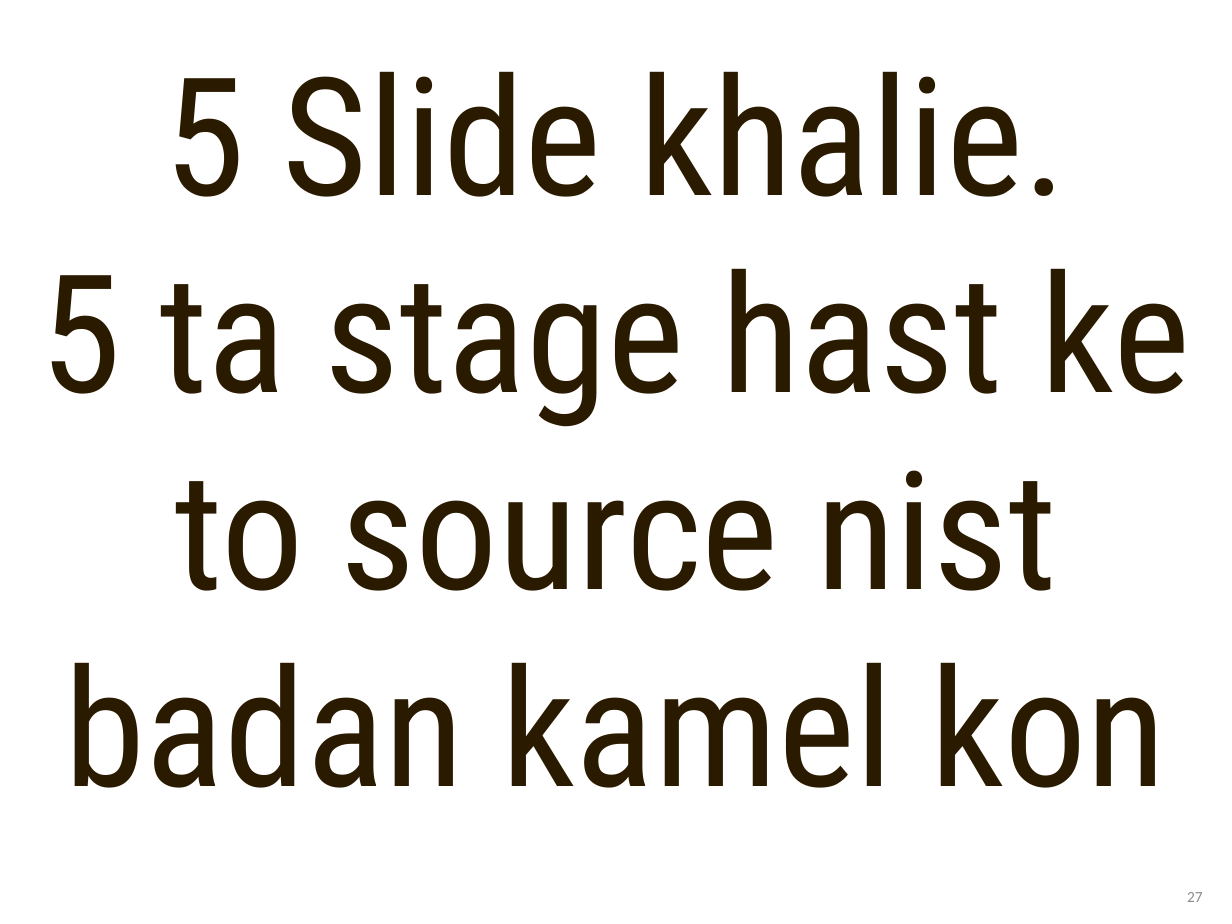
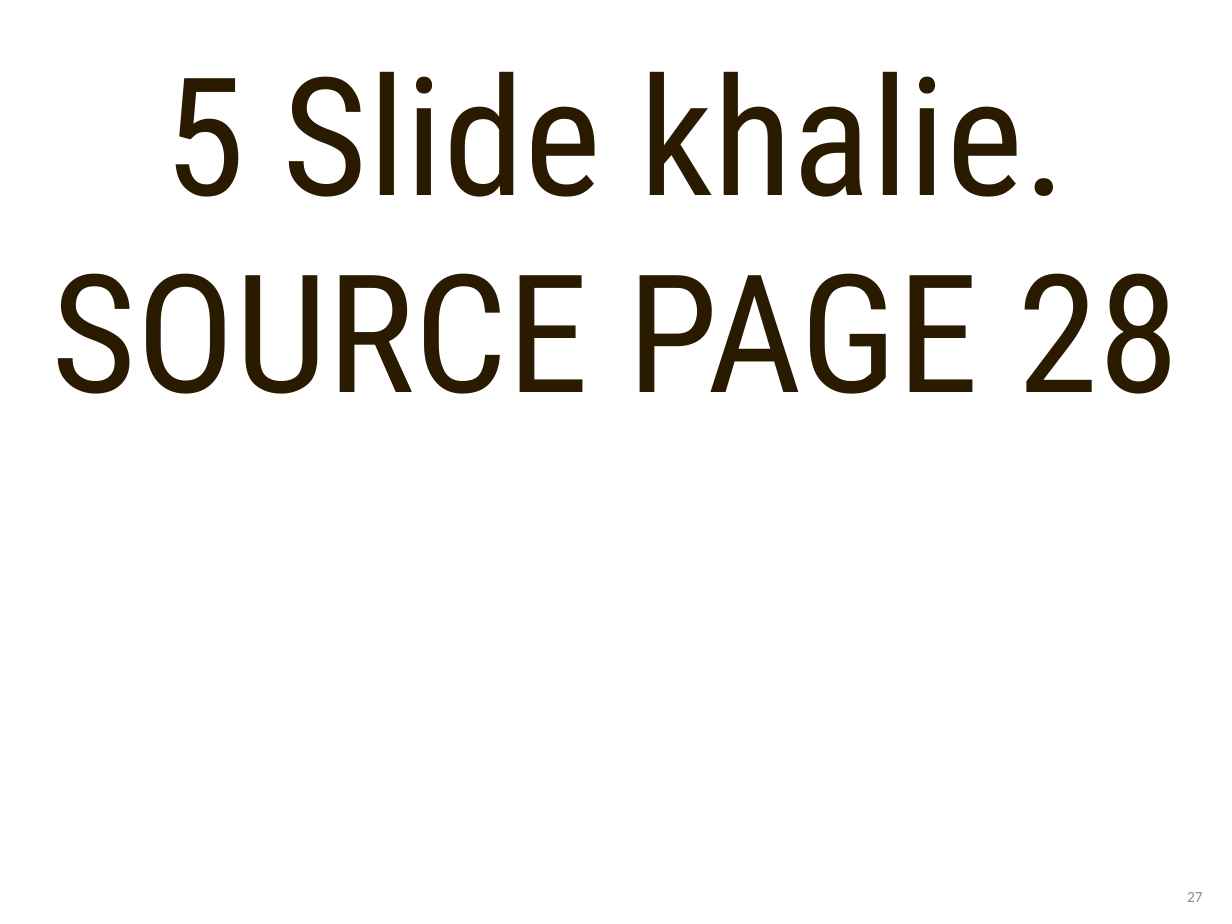
Before and after one commit to farzinsharif/computer-architecture-slide, a slide deck: slide 27 of Chapter6.1.Pipelined CPU.pptx. Drawn at 1232x924 pixels with LibreOffice and Linux fonts; fonts in the diff are those of the drawing. Boxes give left, top, right and bottom in pixels: in the first picture for what was removed or moved away, otherwise in the second. Text is boxed around its words. In the diff, an @@ line names an element or a change of style, - is before the commit and + after.

```diff
--- a/Chapter6.1.Pipelined CPU.pptx
+++ b/Chapter6.1.Pipelined CPU.pptx
@@ text at [52,273,1179,394]: text changed @@
-5 ta stage hast ke to source nist badan kamel kon
+SOURCE PAGE 28
```
Also in this commit, not shown: 3 other slides changed, 1 slide added, 2 other files.
